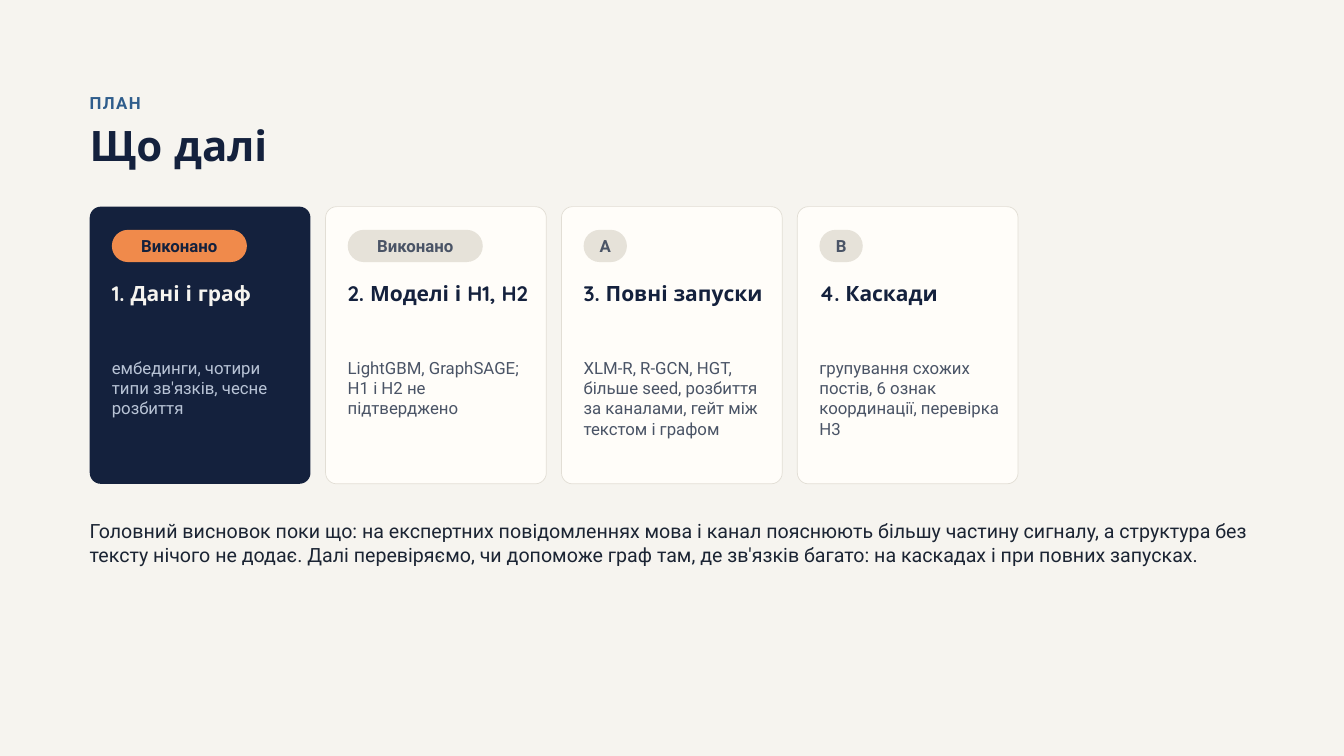
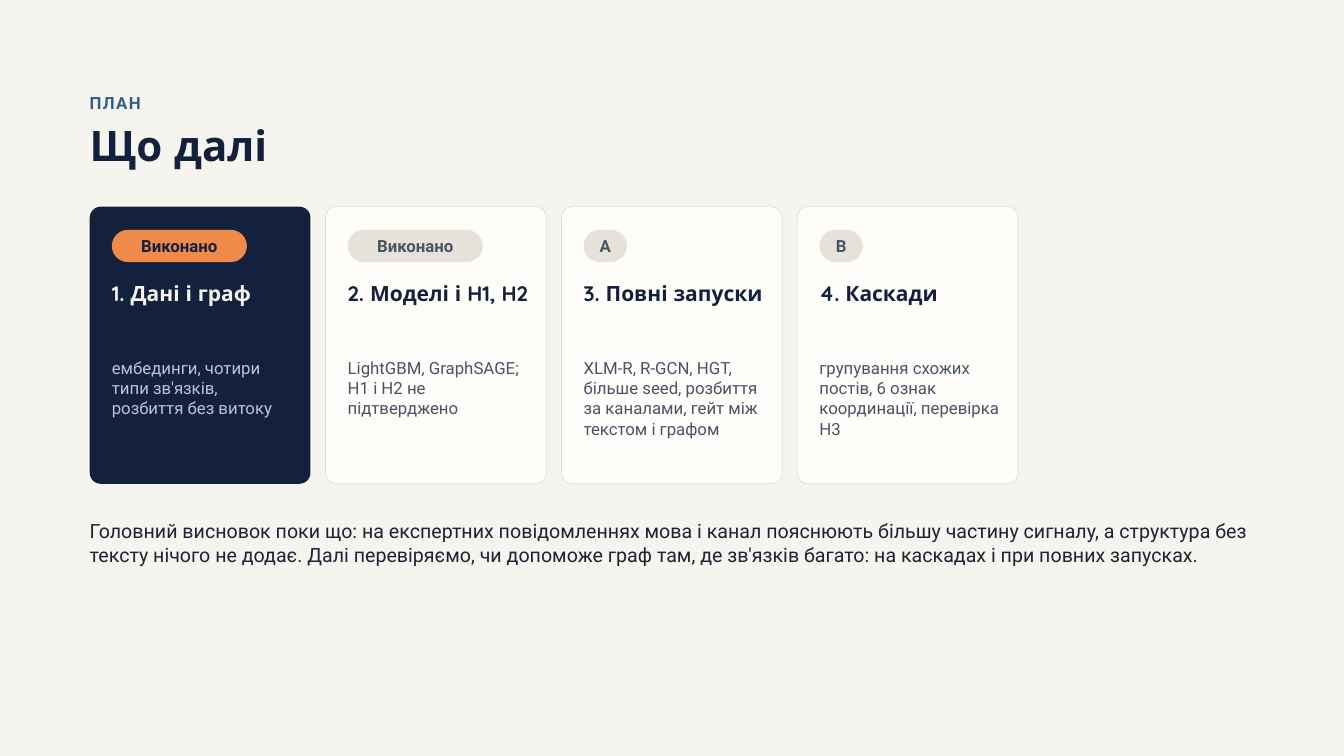
Before and after one commit to Obizonko/Dyplom2026, a slide deck: slide 20 of reports/Prezentatsiia_etap2.pptx. Drawn at 1344x756 pixels with LibreOffice and Linux fonts; fonts in the diff are those of the drawing. Boxes give left, top, right and bottom in pixels: in the first picture for what was removed or moved away, otherwise in the second. Text is boxed around its words. In the diff, an @@ line names an element or a change of style, - is before the commit and + after.

```diff
--- a/reports/Prezentatsiia_etap2.pptx
+++ b/reports/Prezentatsiia_etap2.pptx
@@ text at box(112, 361, 272, 418): text changed @@
-ембединги, чотири типи зв'язків, чесне розбиття
+ембединги, чотири типи зв'язків, розбиття без витоку
```
Also in this commit, not shown: 2 other slides changed, 3 other files.
